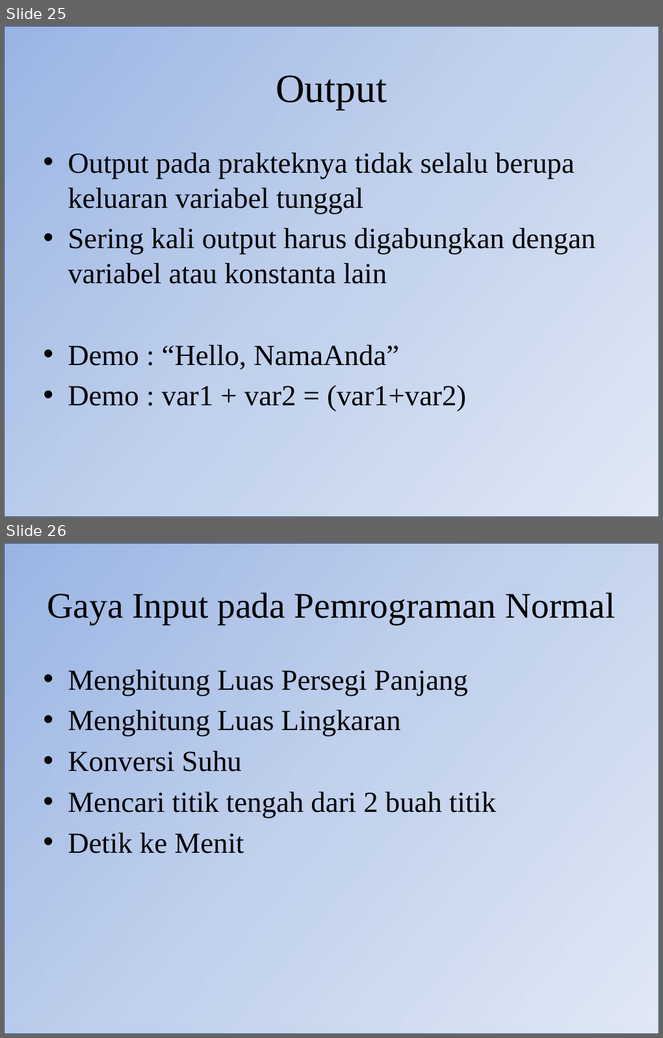
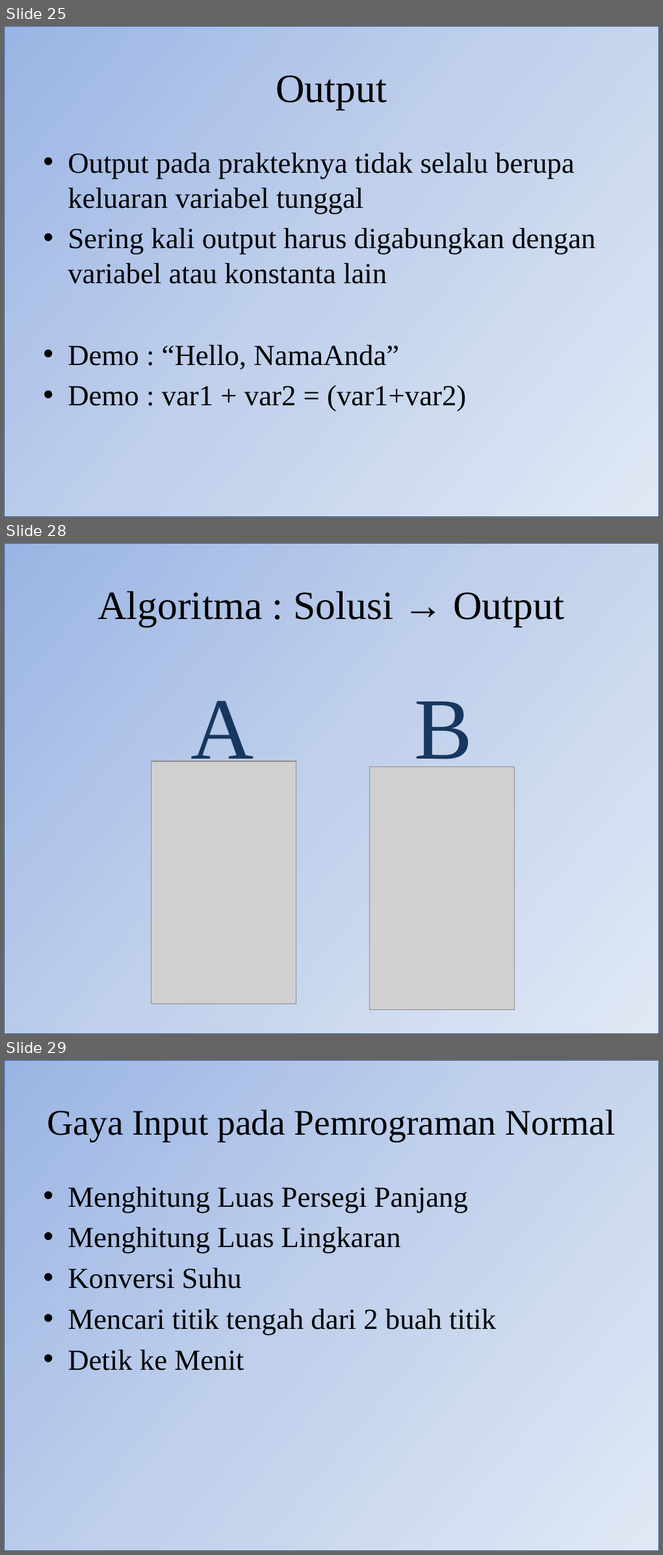
Before and after one commit to blodstone/Pengantar-Algoritma, a slide deck: Presentasi/Pertemuan 2 Pengenalan Algoritma.pptx. Shown one above the other, each under a label of ours: slides 25 and 26 before the commit, slides 25, 28 and 29 after it; the slides between them are not shown. The pictures are 663x1038 and 663x1555 pixels, drawn with LibreOffice and Linux fonts; fonts in the diff are those of the drawing; grey boxes stand for pictures. Boxes give left, top, right and bottom in pixels: in the first picture for what was removed or moved away, otherwise in the second. Text is boxed around its words. In the diff, an @@ line names an element or a change of style, - is before the commit and + after.

```diff
--- a/Presentasi/Pertemuan 2 Pengenalan Algoritma.pptx
+++ b/Presentasi/Pertemuan 2 Pengenalan Algoritma.pptx
@@ slide 28 added at (x1=4, y1=543, x2=659, y2=1034), background #FFFFFF; not listed: 1 template element that a slide beside it also shows @@
@@ title added at (x1=98, y1=591, x2=564, y2=627), 44 pt, text #000000 @@
+Algoritma : Solusi → Output
@@ group added at (x1=152, y1=701, x2=514, y2=1010): 2 pictures, 2 texts @@
+A
+B
@@ what was slide 26 is now slide 29 @@
```
Also in this commit, not shown: 5 slides changed, 2 other slides added, 1 other file.
